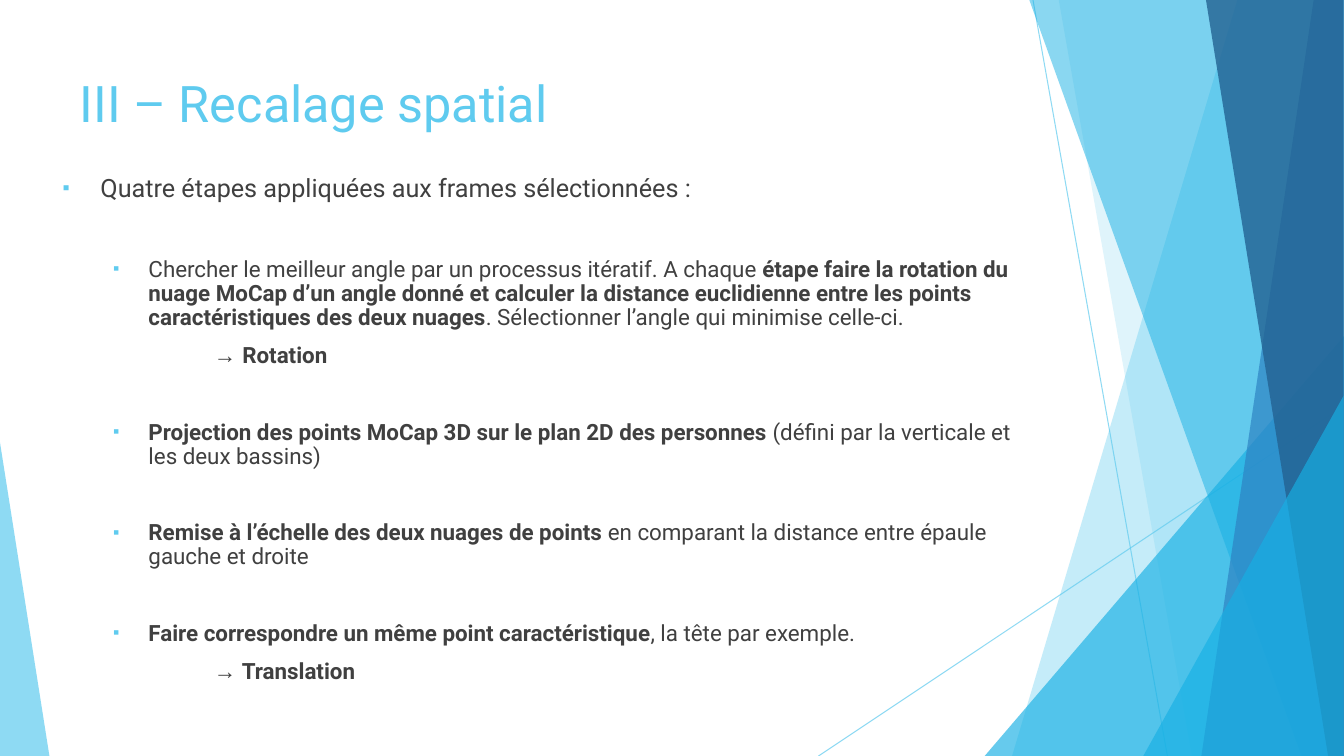
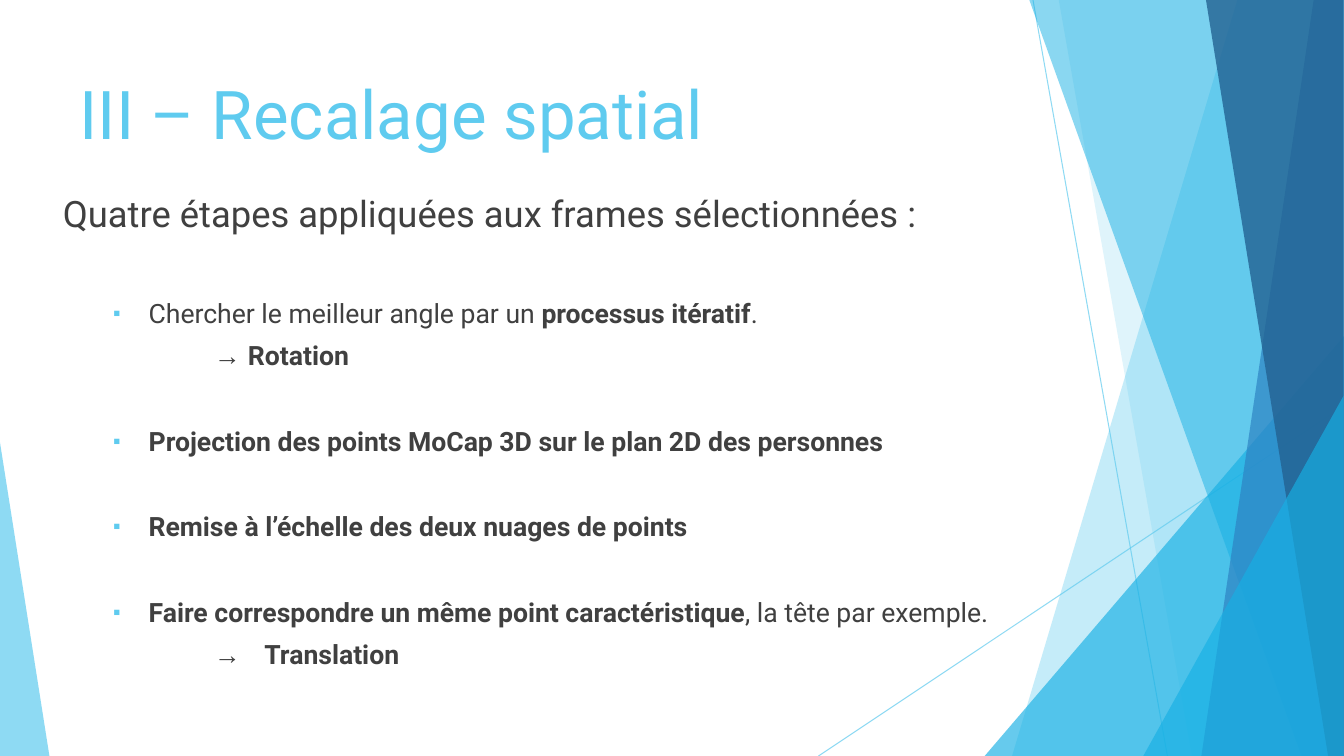
Before and after one commit to marc921/GesteIA, a slide deck: slide 9 of Présentation.pptx. Drawn at 1344x756 pixels with LibreOffice and Linux fonts; fonts in the diff are those of the drawing. Boxes give left, top, right and bottom in pixels: in the first picture for what was removed or moved away, otherwise in the second. Text is boxed around its words. In the diff, an @@ line names an element or a change of style, - is before the commit and + after.

```diff
--- a/Présentation.pptx
+++ b/Présentation.pptx
@@ title "III – Recalage spatial" at (80, 88, 703, 153): size 36 to 48 pt @@
@@ text "Quatre étapes appliquées aux frames ...": place and size @@
-text "Quatre étapes appliquées aux frames ..." at (100, 178, 1010, 679)
+text "Quatre étapes appliquées aux frames ..." at (63, 199, 988, 665)
@@ text at (63, 199, 988, 665): size 18 to 26 pt in "Quatre étapes appliquées aux frames sélectionnées :"; size 16 to 19 pt in "→ Rotation", "Faire correspondre un même point caractéristique, la ...", "→ Translation"; bullet ▪ to none @@
@@ text at (149, 303, 757, 329): text changed; size 16 to 19 pt; bold off @@
-  ▪ Chercher le meilleur angle par un processus itératif. A chaque étape faire la rotation du nuage MoCap d’un angle donné et calculer la distance euclidienne entre les points caractéristiques des deux nuages. Sélectionner l’angle qui minimise celle-ci.
+  ▪ Chercher le meilleur angle par un processus itératif.
@@ text at (149, 431, 883, 542): text changed; size 16 to 19 pt @@
-  ▪ Projection des points MoCap 3D sur le plan 2D des personnes (défini par la verticale et les deux bassins)
-  ▪ Remise à l’échelle des deux nuages de points en comparant la distance entre épaule gauche et droite
+  ▪ Projection des points MoCap 3D sur le plan 2D des personnes
+  ▪ Remise à l’échelle des deux nuages de points
```
Also in this commit, not shown: 11 other slides changed.
